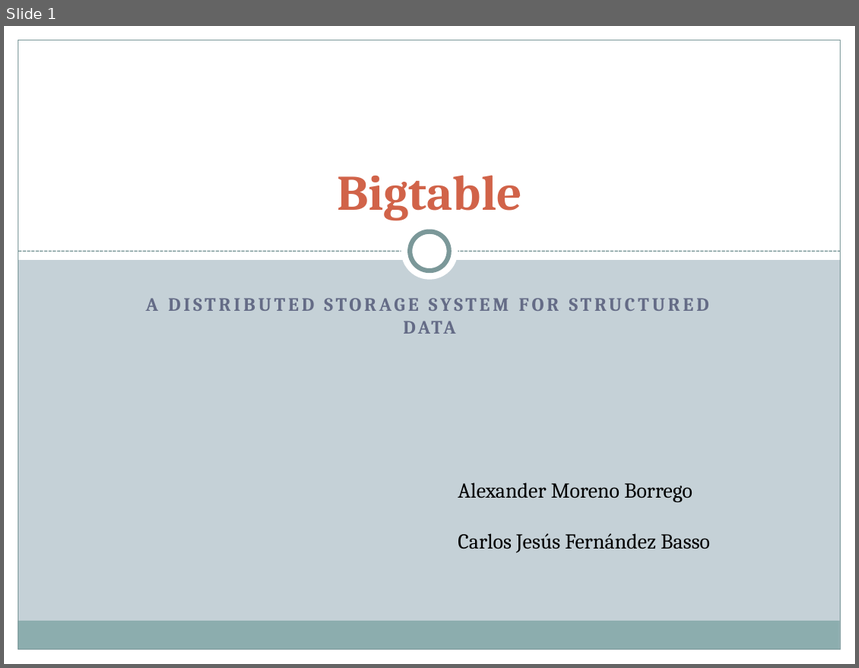
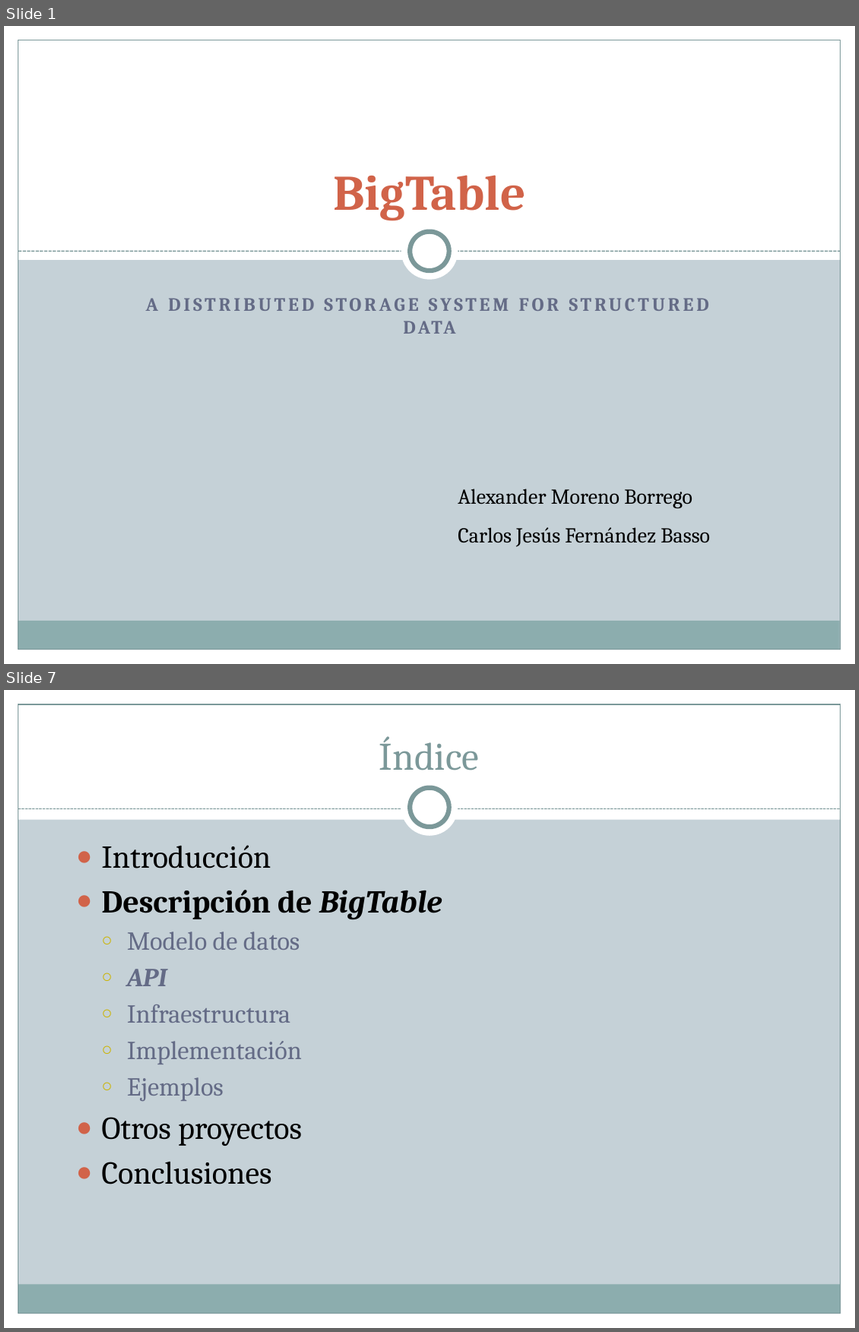
Before and after one commit to Transistores-de-silicio/Trabajo-MABD, a slide deck: BigTable.pptx. Shown one above the other, each under a label of ours: slide 1 before the commit, slides 1 and 7 after it; the slides between them are not shown. The pictures are 859x668 and 859x1332 pixels, drawn with LibreOffice and Linux fonts; fonts in the diff are those of the drawing. Boxes give left, top, right and bottom in pixels: in the first picture for what was removed or moved away, otherwise in the second. Text is boxed around its words. In the diff, an @@ line names an element or a change of style, - is before the commit and + after.

```diff
--- a/BigTable.pptx
+++ b/BigTable.pptx
@@ slide 7 added at (4,690,855,1328), background #C5D1D7; not listed: 5 template elements that a slide beside it also shows @@
@@ rectangle added at (4,690,855,819), fill #FFFFFF @@
@@ title added at (379,736,479,771), 33 pt, text #7C999A @@
+Índice
@@ ellipse added at (401,780,458,837), fill #FFFFFF @@
@@ ellipse added at (410,788,449,827), fill #FFFFFF, outline #7C999A 4 pt @@
@@ line added from (18, 809) to (841, 809), #7C999A 0.75 pt dashed @@
@@ text added at (101,845,443,1185), 27 pt, text #000000 @@
+● Introducción
+● Descripción de BigTable
+  ○ Modelo de datos
+  ○ API
+  ○ Infraestructura
+  ○ Implementación
+  ○ Ejemplos
+● Otros proyectos
+● Conclusiones
@@ slide 1 changed as well @@
@@ title at (333,175,525,221): text changed @@
-Bigtable
+BigTable
@@ text "Alexander Moreno Borrego" rewrapped from (458,483,710,553) to (458,489,710,547) @@
```
Also in this commit, not shown: 29 other slides added, 1 slide removed, 1 other file.
